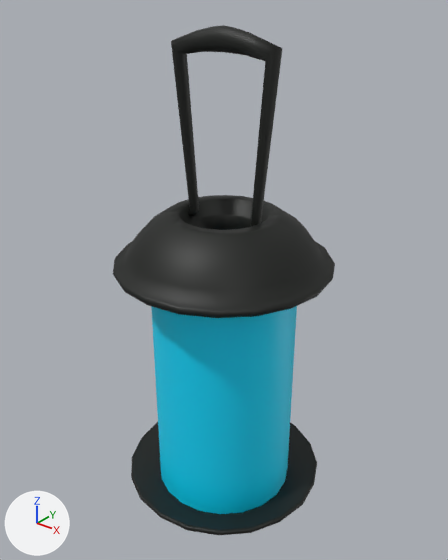
Two versions of the FBX model UOP1_Project/Assets/Art/Items/Lantern/Lantern.fbx, one commit apart.
Camera for both pictures: a 50 mm lens placed at (0.418, -0.625, 0.36), pointed at (-0.009, -0.092, 0.029). The axes (+X, +Y, +Z) are drawn at lower left. The lights are the same throughout. Where no turn or scale is listed for an object, it has been applied to the vertices.

Objects in the first picture: 'lantern_001'.
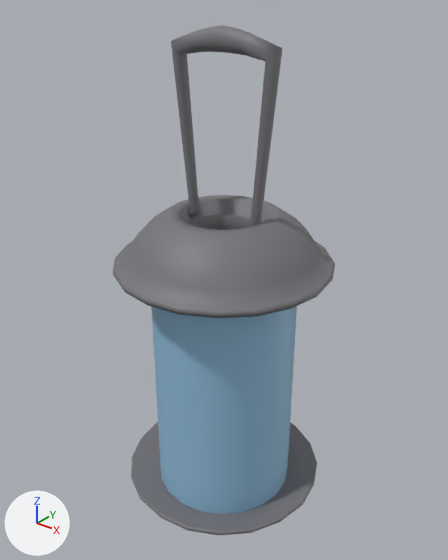
Where the newer file only moved an object's origin or applied its transform, the numbers keep the older frame.

Where the change shows, as pixel boxes (x1, y1, x2, y2) in the pictures (448 x 560 px):
part 1 of me_mesh, recoloured (black to grey)
    both: (113, 25, 335, 535)
part 2 of me_mesh, recoloured (cyan to blue)
    both: (151, 306, 297, 514)

The edits, one by one:
Material 'GlassMaterial' (mat_glassmaterial) is new.
Its base color is (0.289, 0.519, 0.712) (blue #92bfdb).
Material 'CapseMaterial' (mat_capsematerial) is new.
Its base color is (0.187, 0.181, 0.197) (grey #78767b).
Its roughness is 0.553.
me_mesh has 753 vertices, 740 faces and spans x -0.13..0.13, y -0.232..0.026, z -0.319..0.318.
me_mesh is used by ob_lantern_001; location (0.0, 0.0, 0.0).
me_mesh part 1: all 720 faces that had it switch from mat_caps_material (black #121612) to mat_capsematerial (grey #78767b).
me_mesh part 2: all 20 faces that had it switch from mat_glass_material (cyan #00dbff) to mat_glassmaterial (blue #92bfdc).
